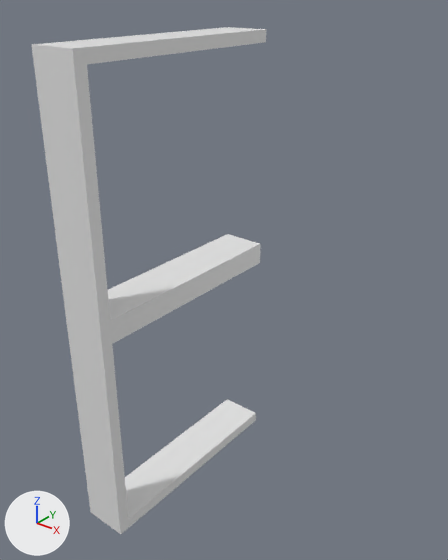
Two versions of the OBJ model data/bmc/SET_4W2C/t_416.obj, one commit apart.
Both versions are drawn from a 50 mm camera at (0.589, -1.126, 0.593) aimed at (-0.192, -0.149, -0.013). Every picture has the same lights, and +X, +Y and +Z are marked at lower left. Where no turn or scale is listed for an object, it has been applied to the vertices.

The scene before the commit, as lines of its bpy script (objects in view):
```python
me_t_416 = bpy.data.meshes.new('t_416')
me_t_416.from_pydata(...)  # 28 vertices, 54 faces; spans x -0.3..-0.2, y -0.5..0.0, z -0.5..0.5
ob_t_416 = bpy.data.objects.new('t_416', me_t_416)
ob_t_416.location = (0.0, 0.0, 0.0)
```
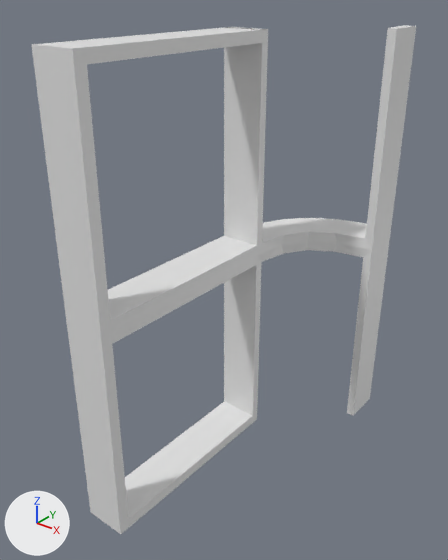
Location of each change, [x1, y1, x2, y2] in pixels of the pictures (448 x 560 px):
```json
{"object": "t_416", "change": "reshaped", "before": [31, 27, 266, 534], "after": [31, 25, 416, 534], "on screen": "64% wider"}
{"part": 1, "of": "me_t_416", "change": "added", "after": [224, 25, 416, 422]}
```

The change, as JSON lines over the scene's bpy script:
```json
{"block": "me_t_416", "where": "# used by ob_t_416; location = (0.0, 0.0, 0.0)"}
{"op": "remove", "block": "me_t_416", "code": "me_t_416.from_pydata(...)  # 28 vertices, 54 faces; spans x -0.3..-0.2, y -0.5..0.0, z -0.5..0.5"}
{"op": "add", "block": "me_t_416", "code": "me_t_416.from_pydata(...)  # 158 vertices, 322 faces; spans x -0.3..0.0, y -0.5..0.286, z -0.5..0.5"}
{"block": "me_t_416", "change": "me_t_416 part 1: a new loose piece of 130 vertices spanning x -0.3..0.0, y -0.014..0.286, z -0.5..0.5"}
```
